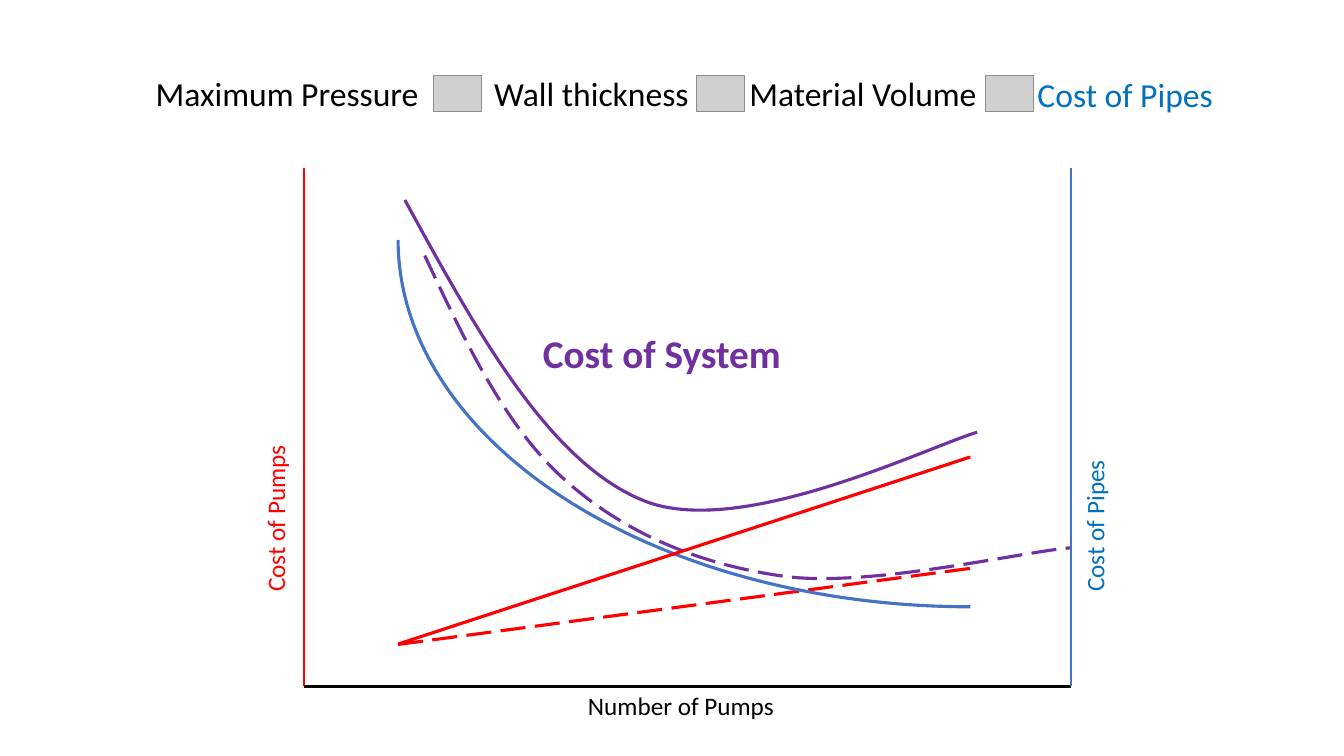
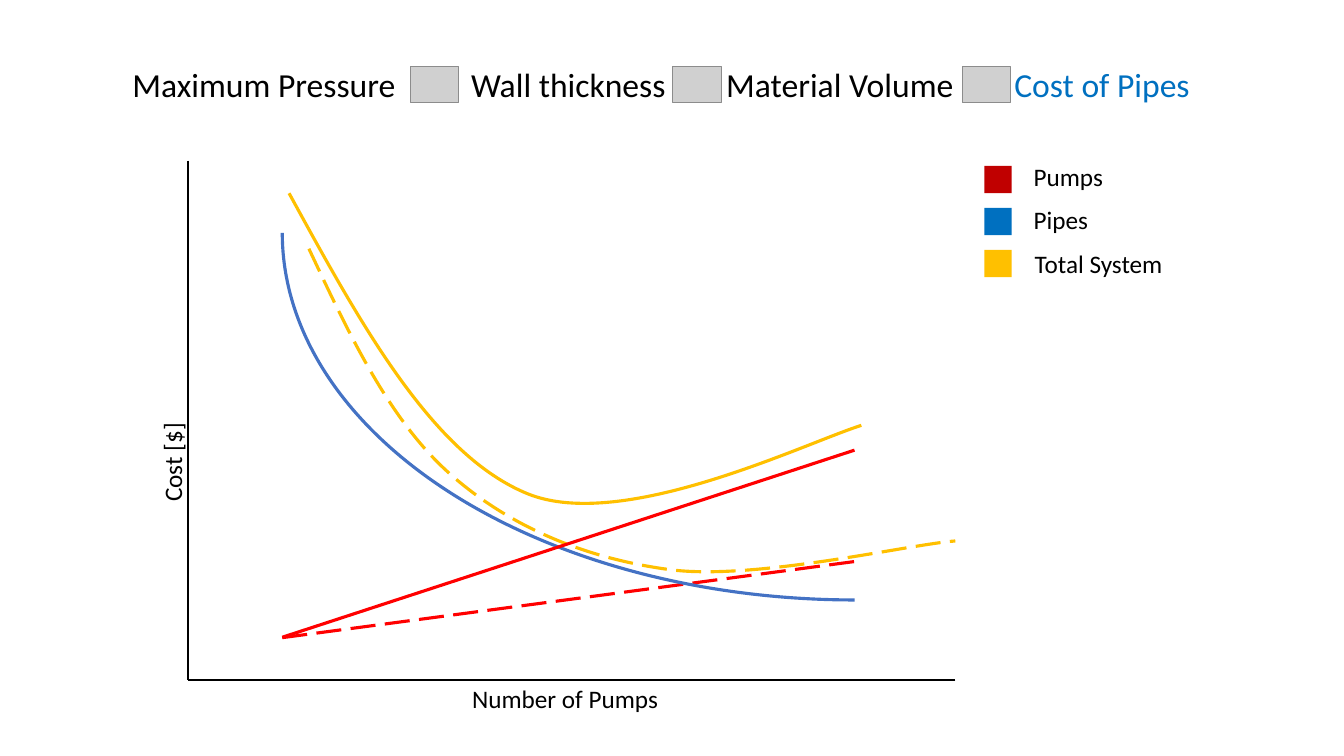
Before and after one commit to jamar1391/hello-world, a slide deck: slide 14 of dev/fluor/The AquaDucks/The AquaDucks Presentation.pptx. Drawn at 1344x756 pixels with LibreOffice and Linux fonts; fonts in the diff are those of the drawing; grey boxes stand for pictures. Boxes give left, top, right and bottom in pixels: in the first picture for what was removed or moved away, otherwise in the second. Text is boxed around its words. In the diff, an @@ line names an element or a change of style, - is before the commit and + after.

Commit message:
minor changes, updates; still need conclusion slide and risks

```diff
--- a/dev/fluor/The AquaDucks/The AquaDucks Presentation.pptx
+++ b/dev/fluor/The AquaDucks/The AquaDucks Presentation.pptx
@@ 4 texts, 3 pictures: place and size @@
-4 texts, 3 pictures at bbox=[156, 76, 1213, 113]
+4 texts, 3 pictures at bbox=[132, 67, 1190, 103]
@@ 4 lines, 2 freeform shapes, 1 text, 1 arc (boxed as its full ellipse): place and size @@
-4 lines, 2 freeform shapes, 1 text, 1 arc (boxed as its full ellipse) at bbox=[304, 0, 1344, 719]
+4 lines, 2 freeform shapes, 1 text, 1 arc (boxed as its full ellipse) at bbox=[189, 0, 1344, 712]
@@ line (189, 160) - (189, 680): stroke #FF0000 1.5 pt to #000000 1.5 pt @@
@@ rectangle added at bbox=[985, 166, 1012, 194], fill #C00000 @@
@@ text added at bbox=[1034, 169, 1103, 190], 18 pt, text #000000 @@
+Pumps
@@ line removed from (1072, 167) to (1072, 687) @@
@@ freeform shape at bbox=[289, 194, 862, 504]: outline #7030A0 2.25 pt to #FFC000 2.25 pt @@
@@ rectangle added at bbox=[985, 208, 1012, 235], fill #0070C0 @@
@@ text added at bbox=[1034, 211, 1088, 233], 18 pt, text #000000 @@
+Pipes
@@ freeform shape at bbox=[309, 249, 955, 572]: outline #7030A0 2.25 pt dashed to #FFC000 2.25 pt dashed @@
@@ rectangle added at bbox=[985, 250, 1012, 277], fill #FFC000 @@
@@ text added at bbox=[1035, 255, 1163, 277], 18 pt, text #000000 @@
+Total System
@@ text removed at bbox=[543, 340, 781, 374] @@
-Cost of System
@@ text at bbox=[158, 461, 189, 501]: text changed; text colour #FF0000 to #000000 @@
-Cost of Pumps
+Cost [$]
@@ text removed at bbox=[1080, 465, 1111, 591] @@
-Cost of Pipes
```
Also in this commit, not shown: 3 other files.
